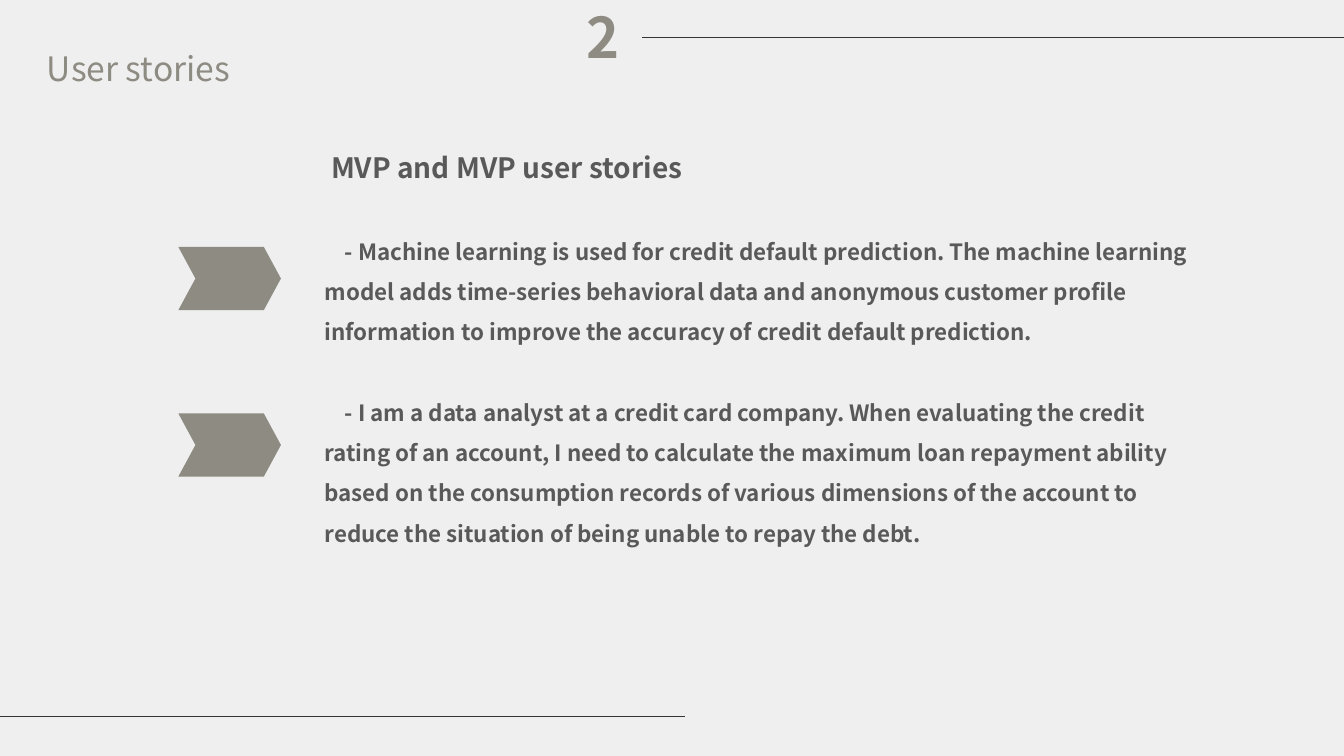
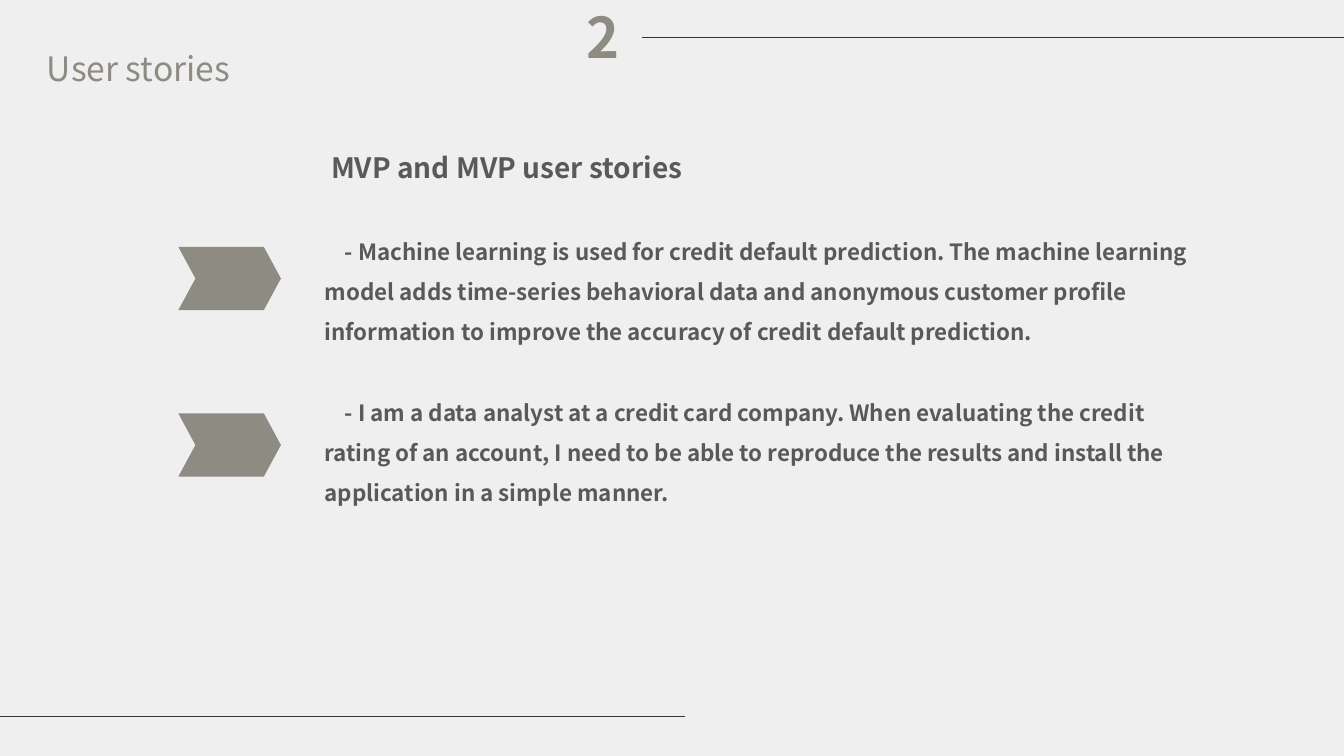
Before and after one commit to licao2998/EC601-A1-04, a slide deck: slide 7 of presentation.pptx. Drawn at 1344x756 pixels with LibreOffice and Linux fonts; fonts in the diff are those of the drawing. Boxes give left, top, right and bottom in pixels: in the first picture for what was removed or moved away, otherwise in the second. Text is boxed around its words. In the diff, an @@ line names an element or a change of style, - is before the commit and + after.

```diff
--- a/presentation.pptx
+++ b/presentation.pptx
@@ text at (325, 403, 1164, 506): text changed @@
-- I am a data analyst at a credit card company. When evaluating the credit rating of an account, I need to calculate the maximum loan repayment ability based on the consumption records of various dimensions of the account to reduce the situation of being unable to repay the debt.
+- I am a data analyst at a credit card company. When evaluating the credit rating of an account, I need to be able to reproduce the results and install the application in a simple manner.
```
